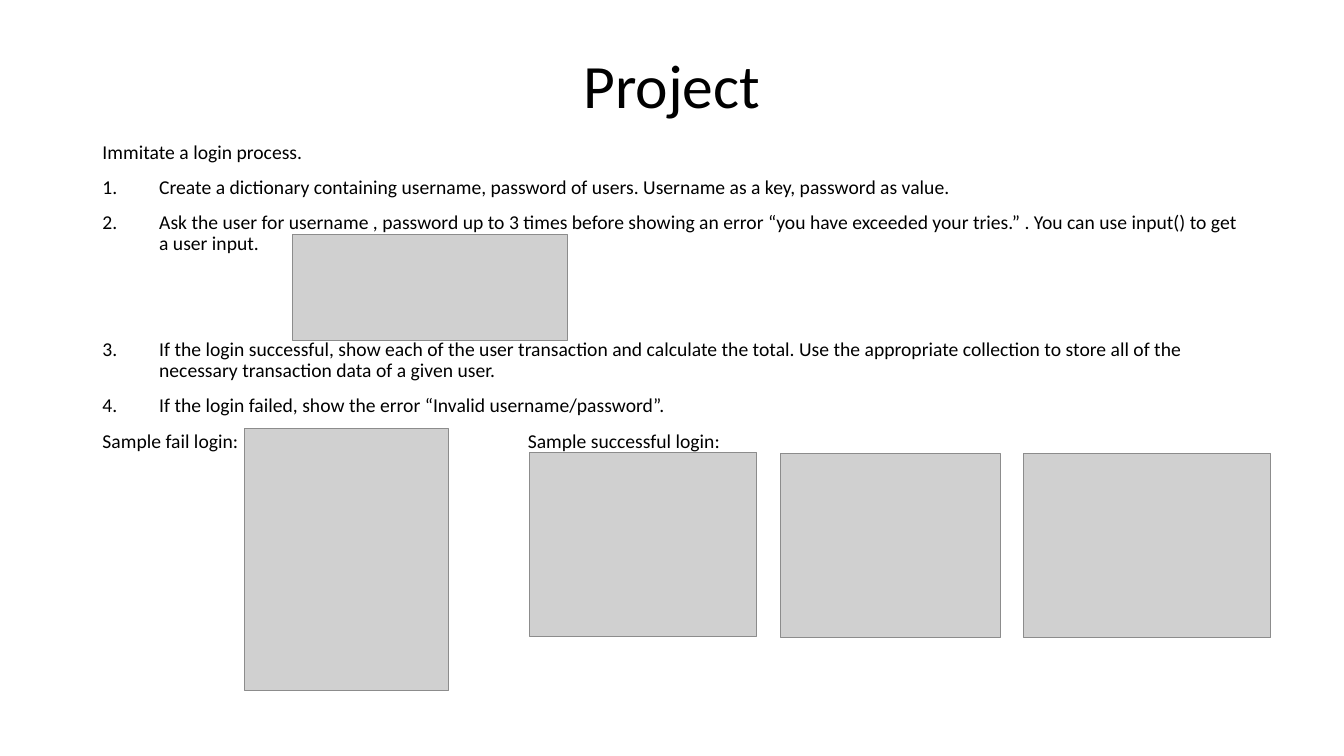
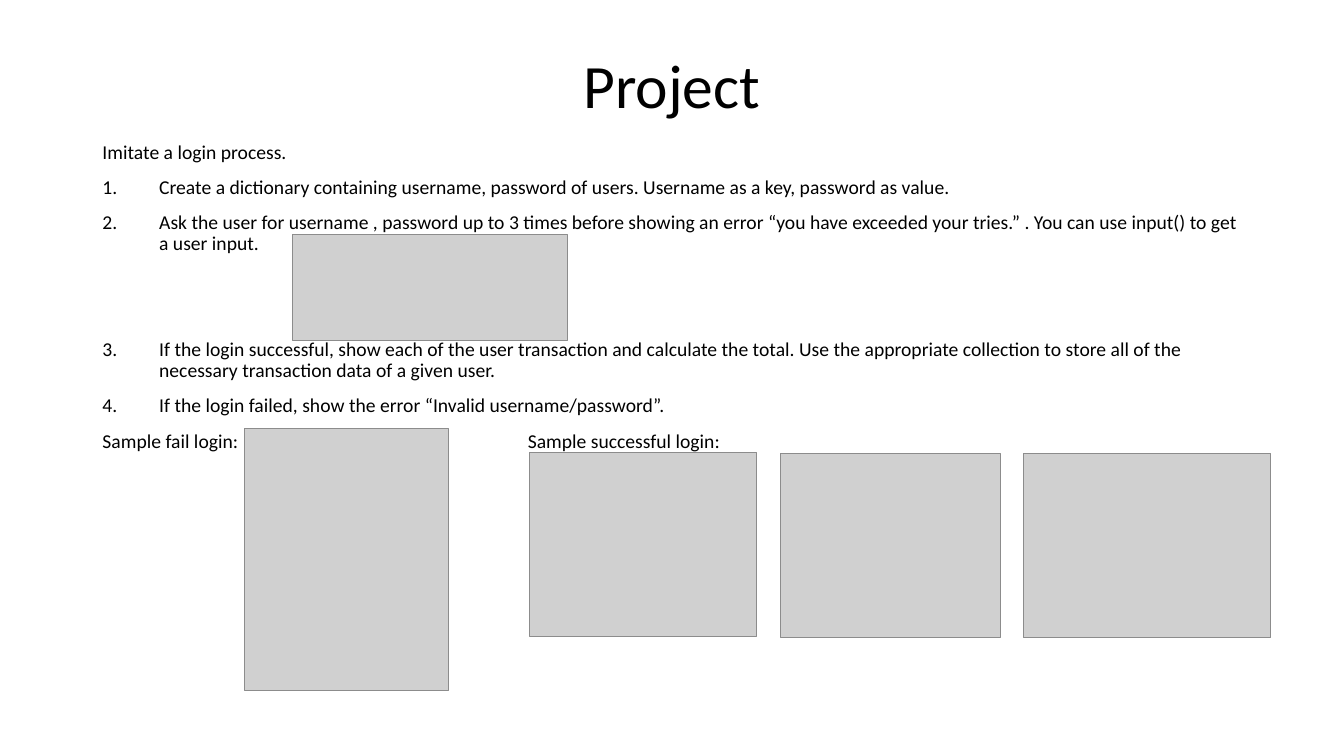
Before and after one commit to henrywma/foConnect, a slide deck: slide 23 of Python guide.pptx. Drawn at 1344x756 pixels with LibreOffice and Linux fonts; fonts in the diff are those of the drawing; grey boxes stand for pictures. Boxes give left, top, right and bottom in pixels: in the first picture for what was removed or moved away, otherwise in the second. Text is boxed around its words. In the diff, an @@ line names an element or a change of style, - is before the commit and + after.

```diff
--- a/Python guide.pptx
+++ b/Python guide.pptx
@@ text at box(102, 145, 287, 163): text changed @@
-Immitate a login process.
+Imitate a login process.
```
Also in this commit, not shown: 7 other slides changed.
